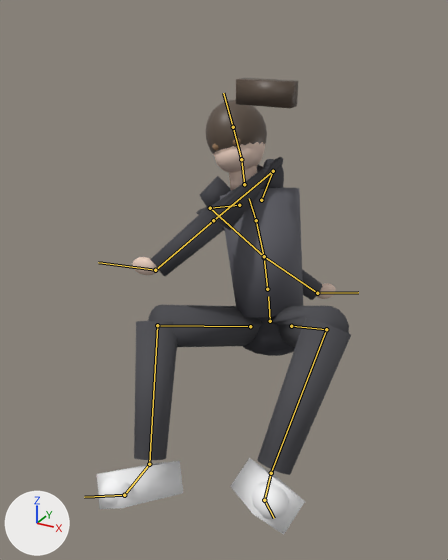
Renders of the glTF model assets/models/player/spiderman_newlife.glb from each side of a commit.
Camera for both pictures: a 50 mm camera at (0.848, -1.902, 2.002) aimed at (-0.036, -0.295, 1.199). Lighting does not change. The marker at lower left points along +X, +Y and +Z. The picture after the commit comes second. Both versions are drawn at frame 12 of the action 'swing_loop'; the numbers are the values there. The bones that change, and the others that lie on the model, are drawn over the model as lines.

In view in the first picture: 'Body'.
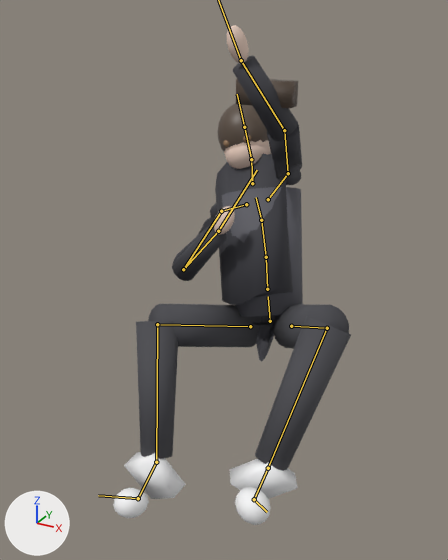
Location of each change, (x1, y1, x2, y2) in pixels of the pictures (448 x 560 px):
'Body', posed (6% narrower, 9% taller)
    before: (97, 78, 351, 535)
    after: (113, 25, 351, 525)
bone 'LeftUpLeg', root to tip
    before: (291, 326) to (326, 329)
    after: (291, 326) to (327, 328)
bone 'LeftLeg', root to tip
    before: (326, 329) to (271, 473)
    after: (327, 328) to (268, 468)
bone 'LeftFoot', root to tip
    before: (271, 473) to (264, 500)
    after: (268, 468) to (254, 499)
bone 'LeftToeBase', root to tip
    before: (264, 500) to (274, 518)
    after: (254, 499) to (267, 512)
bone 'RightUpLeg', root to tip
    before: (250, 326) to (157, 325)
    after: (250, 326) to (157, 324)
bone 'RightLeg', root to tip
    before: (157, 325) to (149, 464)
    after: (157, 324) to (156, 462)
bone 'RightFoot', root to tip
    before: (149, 464) to (124, 495)
    after: (156, 462) to (138, 498)
bone 'RightToeBase', root to tip
    before: (124, 495) to (84, 497)
    after: (138, 498) to (98, 495)
bone 'Spine', root to tip
    before: (267, 289) to (264, 257)
    after: (267, 289) to (266, 257)
bone 'Spine2', root to tip
    before: (256, 220) to (249, 198)
    after: (261, 220) to (256, 197)
bone 'LeftShoulder', root to tip
    before: (261, 200) to (273, 171)
    after: (268, 199) to (288, 173)
bone 'LeftArm', root to tip
    before: (273, 171) to (213, 220)
    after: (288, 173) to (284, 130)
bone 'LeftForeArm', root to tip
    before: (213, 220) to (155, 270)
    after: (284, 130) to (241, 60)
bone 'RightShoulder', root to tip
    before: (239, 205) to (210, 208)
    after: (246, 204) to (221, 211)
bone 'RightArm', root to tip
    before: (210, 208) to (264, 256)
    after: (221, 211) to (183, 269)
bone 'RightForeArm', root to tip
    before: (264, 256) to (317, 293)
    after: (183, 269) to (218, 231)
bone 'RightHand', root to tip
    before: (317, 293) to (358, 292)
    after: (218, 231) to (257, 170)

Patch to the scene script:
```diff
--- a/assets/models/player/spiderman_newlife.glb.py
+++ b/assets/models/player/spiderman_newlife.glb.py
@@ bone_hips @@
 bone_hips = bpy.data.objects['Armature'].pose.bones['Hips']
-bone_hips.rotation_quaternion = (0.98, -0.143, -0.047, 0.134)  # degrees (-17, -3, 16)
+bone_hips.rotation_quaternion = (0.98, -0.136, -0.046, 0.135)  # degrees (-16, -3, 16)
@@ bone_leftupleg @@
 bone_leftupleg = bpy.data.objects['Armature'].pose.bones['LeftUpLeg']  # child of 'Hips'
-bone_leftupleg.rotation_quaternion = (0.591, -0.712, -0.341, -0.164)  # degrees (-109, -39, 22)
+bone_leftupleg.rotation_quaternion = (0.341, 0.163, 0.584, -0.718)  # degrees (-70, 39, -157)
@@ bone_leftleg @@
 bone_leftleg = bpy.data.objects['Armature'].pose.bones['LeftLeg']  # child of 'LeftUpLeg'
-bone_leftleg.rotation_quaternion = (0.69, 0.715, -0.11, 0.01)  # degrees (93, -10, -8)
+bone_leftleg.rotation_quaternion = (0.662, -0.741, -0.11, -0.013)  # degrees (-97, -10, 9)
@@ bone_leftfoot @@
 bone_leftfoot = bpy.data.objects['Armature'].pose.bones['LeftFoot']  # child of 'LeftLeg'
-bone_leftfoot.rotation_quaternion = (0.968, -0.038, -0.174, 0.179)  # degrees (-8, -19, 22)
+bone_leftfoot.rotation_quaternion = (0.477, 0.843, 0.105, -0.226)  # degrees (120, 29, -3)
@@ bone_lefttoebase @@
 bone_lefttoebase = bpy.data.objects['Armature'].pose.bones['LeftToeBase']  # child of 'LeftFoot'
-bone_lefttoebase.rotation_quaternion = (1.0, 0.0, 0.0, 0.0)  # degrees (0, 0, 0)
+bone_lefttoebase.rotation_quaternion = (0.861, 0.508, 0.0, 0.0)  # degrees (61, 0, 0)
@@ bone_rightupleg @@
 bone_rightupleg = bpy.data.objects['Armature'].pose.bones['RightUpLeg']  # child of 'Hips'
-bone_rightupleg.rotation_quaternion = (-0.655, 0.748, -0.072, -0.08)  # degrees (-98, 12, 0)
+bone_rightupleg.rotation_quaternion = (0.072, 0.08, -0.648, 0.754)  # degrees (99, -168, 0)
@@ bone_rightleg @@
 bone_rightleg = bpy.data.objects['Armature'].pose.bones['RightLeg']  # child of 'RightUpLeg'
-bone_rightleg.rotation_quaternion = (0.734, 0.675, -0.037, -0.071)  # degrees (85, 2, -9)
+bone_rightleg.rotation_quaternion = (0.708, -0.702, -0.039, 0.07)  # degrees (-89, 2, 9)
@@ bone_rightfoot @@
 bone_rightfoot = bpy.data.objects['Armature'].pose.bones['RightFoot']  # child of 'RightLeg'
-bone_rightfoot.rotation_quaternion = (0.982, 0.05, 0.165, -0.075)  # degrees (4, 19, -8)
+bone_rightfoot.rotation_quaternion = (0.559, 0.809, -0.011, 0.181)  # degrees (109, -18, 11)
@@ bone_righttoebase @@
 bone_righttoebase = bpy.data.objects['Armature'].pose.bones['RightToeBase']  # child of 'RightFoot'
-bone_righttoebase.rotation_quaternion = (0.99, -0.141, 0.0, 0.0)  # degrees (-16, 0, 0)
+bone_righttoebase.rotation_quaternion = (0.781, 0.625, 0.0, 0.0)  # degrees (77, 0, 0)
@@ bone_spine @@
 bone_spine = bpy.data.objects['Armature'].pose.bones['Spine']  # child of 'Hips'
-bone_spine.rotation_quaternion = (0.999, 0.032, -0.001, 0.007)  # degrees (4, 0, 1)
+bone_spine.rotation_quaternion = (0.999, -0.048, -0.002, 0.007)  # degrees (-6, 0, 1)
@@ bone_spine2 @@
 bone_spine2 = bpy.data.objects['Armature'].pose.bones['Spine2']  # child of 'Spine1'
-bone_spine2.rotation_quaternion = (0.998, 0.067, -0.015, 0.018)  # degrees (8, -2, 2)
+bone_spine2.rotation_quaternion = (0.997, 0.079, -0.017, 0.016)  # degrees (9, -2, 2)
@@ bone_leftshoulder @@
 bone_leftshoulder = bpy.data.objects['Armature'].pose.bones['LeftShoulder']  # child of 'Spine2'
-bone_leftshoulder.rotation_quaternion = (0.944, 0.319, 0.024, 0.078)  # degrees (37, 0, 9)
+bone_leftshoulder.rotation_quaternion = (0.027, -0.123, 0.967, 0.223)  # degrees (-25, 174, 13)
@@ bone_leftarm @@
 bone_leftarm = bpy.data.objects['Armature'].pose.bones['LeftArm']  # child of 'LeftShoulder'
-bone_leftarm.rotation_quaternion = (0.604, -0.753, 0.22, 0.14)  # degrees (-105, 28, -11)
+bone_leftarm.rotation_quaternion = (0.612, 0.353, -0.37, -0.603)  # degrees (61, -2, -90)
@@ bone_leftforearm @@
 bone_leftforearm = bpy.data.objects['Armature'].pose.bones['LeftForeArm']  # child of 'LeftArm'
-bone_leftforearm.rotation_quaternion = (0.939, -0.013, 0.343, -0.001)  # degrees (-2, 40, -1)
+bone_leftforearm.rotation_quaternion = (0.95, 0.014, 0.031, 0.311)  # degrees (3, 3, 36)
@@ bone_lefthand @@
 bone_lefthand = bpy.data.objects['Armature'].pose.bones['LeftHand']  # child of 'LeftForeArm'
-bone_lefthand.rotation_quaternion = (0.858, -0.492, -0.059, -0.132)  # degrees (-58, -13, -10)
+bone_lefthand.rotation_quaternion = (0.851, -0.093, -0.516, -0.014)  # degrees (-18, -62, 9)
@@ bone_rightshoulder @@
 bone_rightshoulder = bpy.data.objects['Armature'].pose.bones['RightShoulder']  # child of 'Spine2'
-bone_rightshoulder.rotation_quaternion = (0.992, 0.023, -0.027, 0.119)  # degrees (2, -3, 14)
+bone_rightshoulder.rotation_quaternion = (-0.029, 0.027, -0.995, 0.096)  # degrees (11, 177, 3)
@@ bone_rightarm @@
 bone_rightarm = bpy.data.objects['Armature'].pose.bones['RightArm']  # child of 'RightShoulder'
-bone_rightarm.rotation_quaternion = (0.862, -0.105, -0.415, -0.27)  # degrees (4, -51, -37)
+bone_rightarm.rotation_quaternion = (0.457, 0.854, -0.003, 0.247)  # degrees (121, -25, 14)
@@ bone_rightforearm @@
 bone_rightforearm = bpy.data.objects['Armature'].pose.bones['RightForeArm']  # child of 'RightArm'
-bone_rightforearm.rotation_quaternion = (0.503, -0.033, -0.864, 0.001)  # degrees (4, -120, -7)
+bone_rightforearm.rotation_quaternion = (0.532, 0.031, -0.015, -0.846)  # degrees (3, 2, -116)
@@ bone_righthand @@
 bone_righthand = bpy.data.objects['Armature'].pose.bones['RightHand']  # child of 'RightForeArm'
-bone_righthand.rotation_quaternion = (0.919, -0.368, -0.139, 0.023)  # degrees (-45, -14, 9)
+bone_righthand.rotation_quaternion = (0.912, 0.004, 0.371, -0.176)  # degrees (-10, 43, -26)
```
